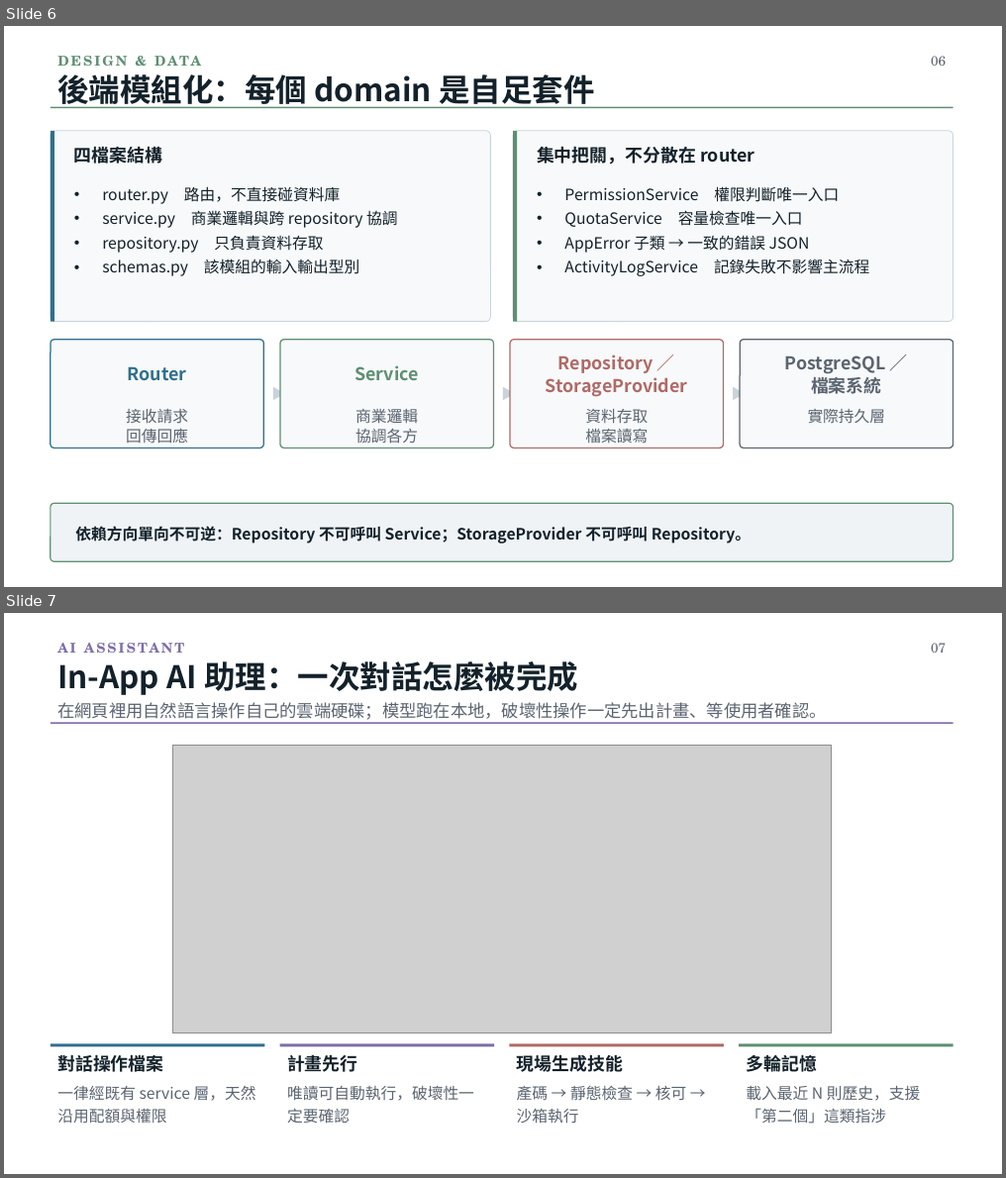
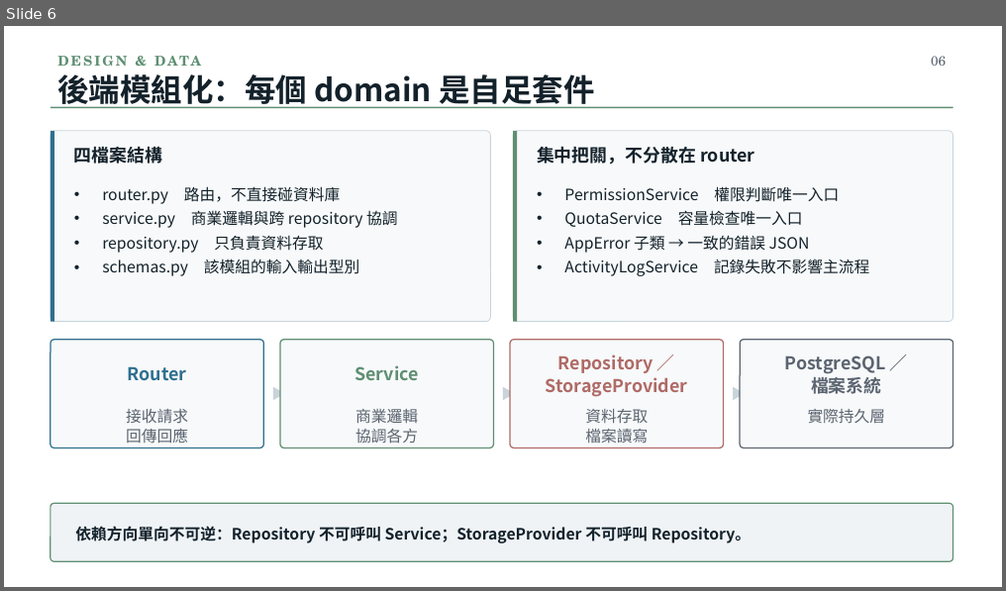
Before and after one commit to billwu101/CloudDrive, a slide deck: doc/ppt/CloudDrive_專題報告_v3.0.pptx. Shown one above the other, each under a label of ours: slides 6 and 7 before the commit, slide 6 after it. The pictures are 1006x1178 and 1006x591 pixels, drawn with LibreOffice and Linux fonts; fonts in the diff are those of the drawing; grey boxes stand for pictures. Boxes give left, top, right and bottom in pixels: in the first picture for what was removed or moved away, otherwise in the second. Text is boxed around its words. In the diff, an @@ line names an element or a change of style, - is before the commit and + after.

```diff
--- a/doc/ppt/CloudDrive_專題報告_v3.0.pptx
+++ b/doc/ppt/CloudDrive_專題報告_v3.0.pptx
@@ slide 7 removed at (x1=4, y1=613, x2=1002, y2=1174), background #FFFFFF @@
@@ text removed at (x1=57, y1=643, x2=184, y2=653) @@
-AI ASSISTANT
@@ text removed at (x1=57, y1=662, x2=578, y2=695) @@
-In-App AI 助理：一次對話怎麼被完成
@@ text removed at (x1=931, y1=643, x2=945, y2=653) @@
-07
@@ rectangle removed at (x1=51, y1=722, x2=953, y2=724) @@
@@ text removed at (x1=57, y1=702, x2=826, y2=723) @@
-在網頁裡用自然語言操作自己的雲端硬碟；模型跑在本地，破壞性操作一定先出計畫、等使用者確認。
@@ picture removed at (x1=172, y1=745, x2=832, y2=1034) @@
@@ rectangle removed at (x1=51, y1=1045, x2=265, y2=1048) @@
@@ text removed at (x1=57, y1=1056, x2=163, y2=1072) @@
-對話操作檔案
@@ rectangle removed at (x1=280, y1=1045, x2=495, y2=1048) @@
@@ text removed at (x1=287, y1=1056, x2=357, y2=1072) @@
-計畫先行
@@ rectangle removed at (x1=509, y1=1045, x2=724, y2=1048) @@
@@ text removed at (x1=517, y1=1056, x2=623, y2=1072) @@
-現場生成技能
@@ rectangle removed at (x1=739, y1=1045, x2=953, y2=1048) @@
@@ text removed at (x1=746, y1=1056, x2=816, y2=1072) @@
-多輪記憶
@@ text removed at (x1=57, y1=1086, x2=256, y2=1123) @@
-一律經既有 service 層，天然沿用配額與權限
@@ text removed at (x1=287, y1=1086, x2=474, y2=1124) @@
-唯讀可自動執行，破壞性一定要確認
@@ text removed at (x1=517, y1=1086, x2=686, y2=1124) @@
-產碼 → 靜態檢查 → 核可 → 沙箱執行
@@ text removed at (x1=746, y1=1086, x2=920, y2=1124) @@
-載入最近 N 則歷史，支援「第二個」這類指涉
```
Also in this commit, not shown: 16 slides changed, 9 slides added, 5 other slides removed, 3 other files.
